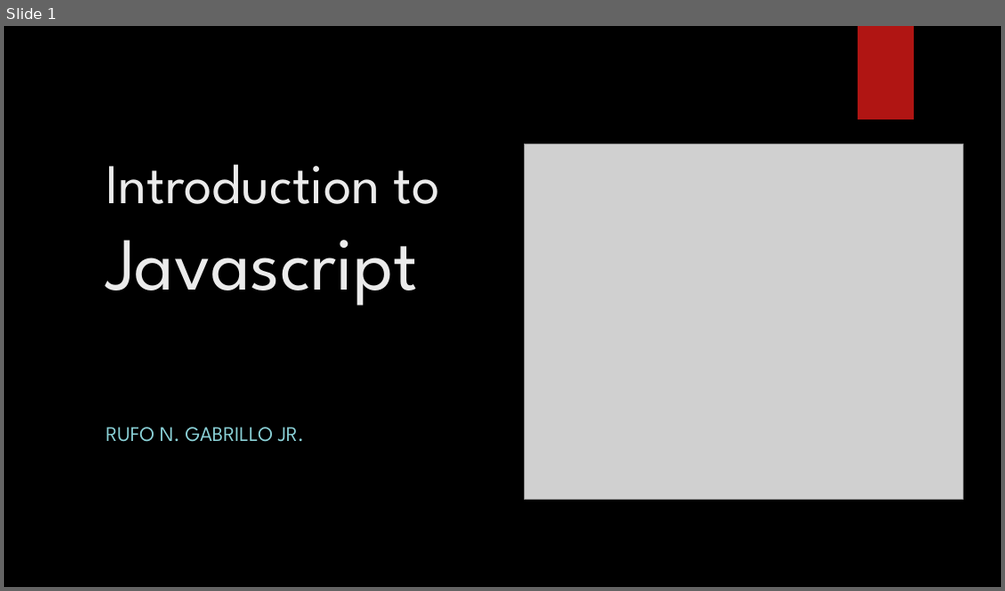
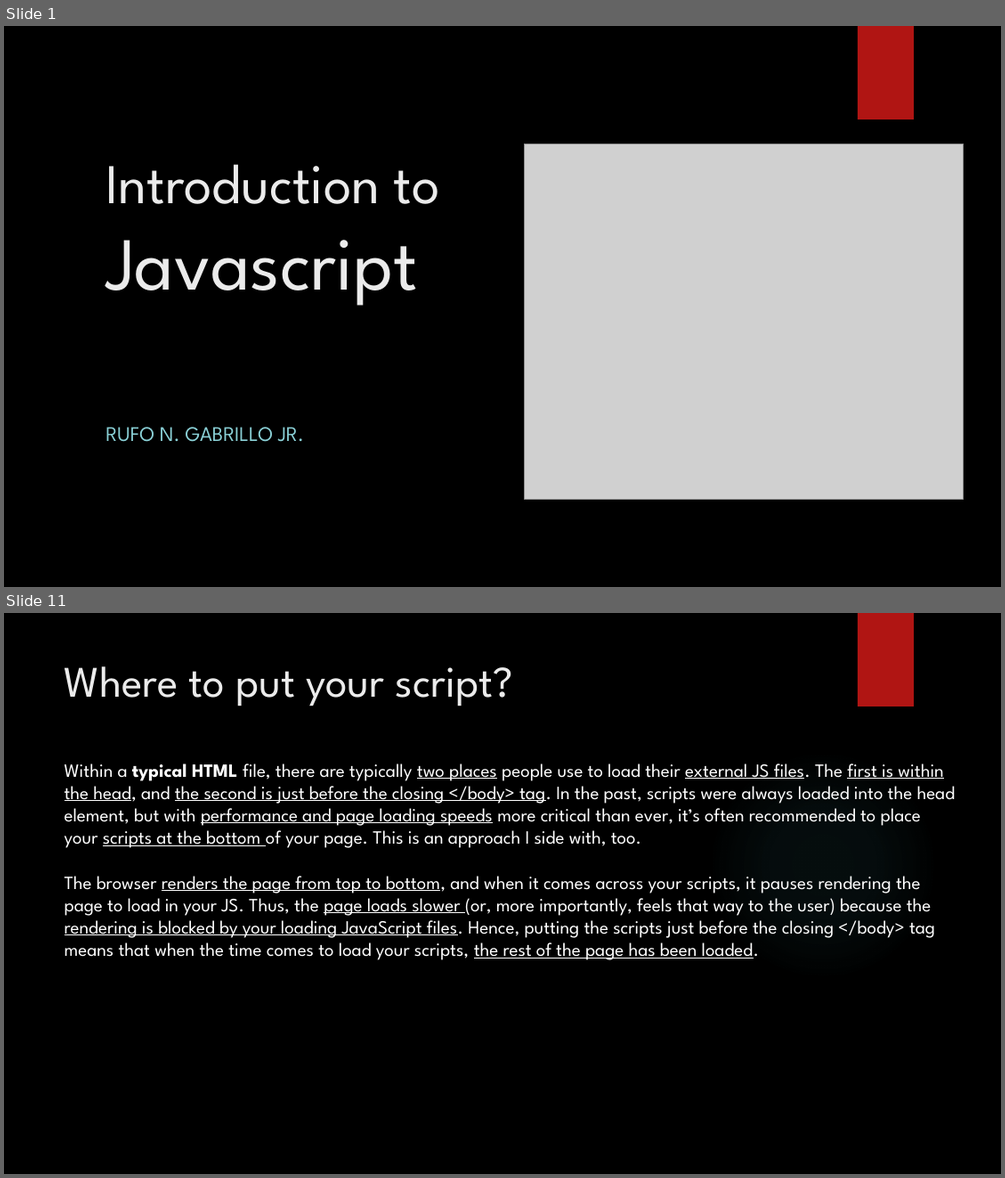
Before and after one commit to jrGabrillo/HelloWorld, a slide deck: 1. introduction to javascript.pptx. Shown one above the other, each under a label of ours: slide 1 before the commit, slides 1 and 11 after it; the slides between them are not shown. The pictures are 1005x591 and 1005x1178 pixels, drawn with LibreOffice and Linux fonts; fonts in the diff are those of the drawing; grey boxes stand for pictures; background and template pictures are left out. Boxes give left, top, right and bottom in pixels: in the first picture for what was removed or moved away, otherwise in the second. Text is boxed around its words. In the diff, an @@ line names an element or a change of style, - is before the commit and + after.

```diff
--- a/1. introduction to javascript.pptx
+++ b/1. introduction to javascript.pptx
@@ slide 11 added at bbox=[4, 613, 1001, 1174], background picture (left out); not listed: 1 template element that a slide beside it also shows @@
@@ title added at bbox=[65, 666, 513, 706], 42 pt, text #EBEBEB @@
+Where to put your script?
@@ text added at bbox=[65, 763, 955, 960], 18 pt, text #FFFFFF @@
+Within a typical HTML file, there are typically two places people use to load their external JS files. The first is within the head, and the second is just before the closing </body> tag. In the past, scripts were always loaded into the head element, but with performance and page loading speeds more critical than ever, it’s often recommended to place your scripts at the bottom of your page. This is an approach I side with, too.
+The browser renders the page from top to bottom, and when it comes across your scripts, it pauses rendering the page to load in your JS. Thus, the page loads slower (or, more importantly, feels that way to the user) because the rendering is blocked by your loading JavaScript files. Hence, putting the scripts just before the closing </body> tag means that when the time comes to load your scripts, the rest of the page has been loaded.
@@ ellipse added at bbox=[708, 750, 938, 981], fill gradient #50B9C1 @@
```
Also in this commit, not shown: 1 slide changed, 42 other slides added, 2 slides removed, 9 other files.
